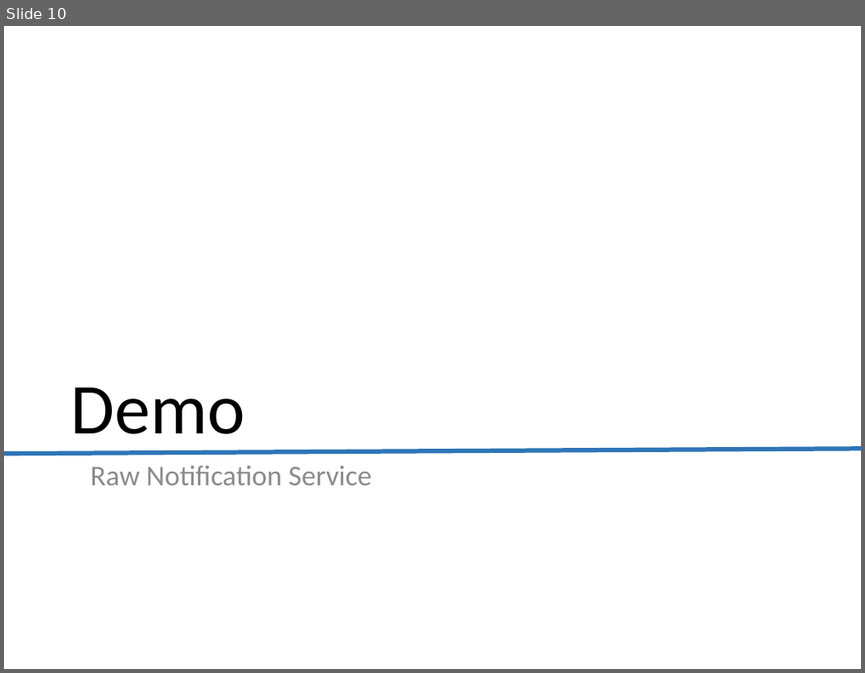
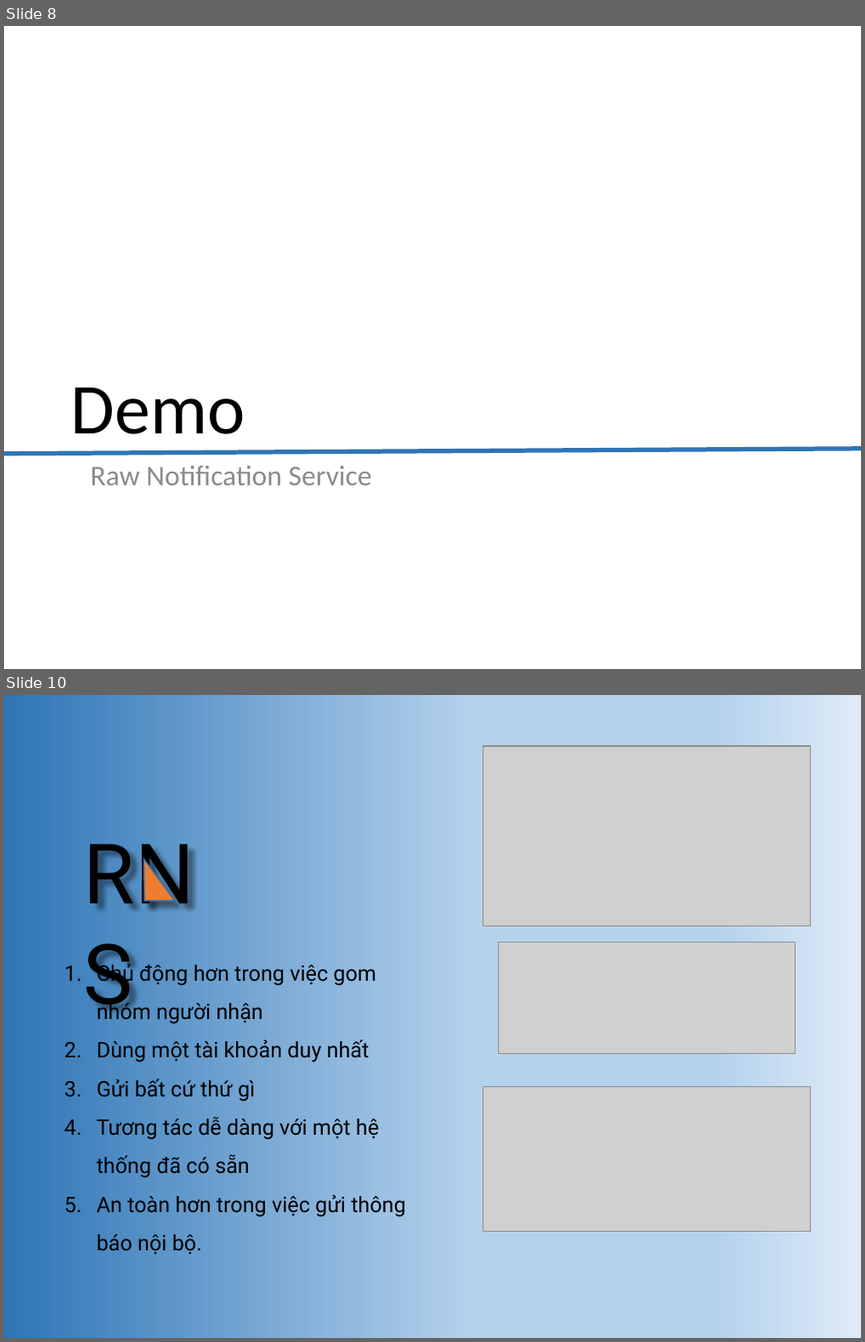
Before and after one commit to lekhasy/RawNotification, a slide deck: Working Individual/SyLK/Presentation.pptx. Shown one above the other, each under a label of ours: slide 10 before the commit, slides 8 and 10 after it; the slides between them are not shown. The pictures are 865x673 and 865x1342 pixels, drawn with LibreOffice and Linux fonts; fonts in the diff are those of the drawing; grey boxes stand for pictures. Boxes give left, top, right and bottom in pixels: in the first picture for what was removed or moved away, otherwise in the second. Text is boxed around its words. In the diff, an @@ line names an element or a change of style, - is before the commit and + after.

```diff
--- a/Working Individual/SyLK/Presentation.pptx
+++ b/Working Individual/SyLK/Presentation.pptx
@@ slide 10 added at (4,695,861,1338), background gradient #2E75B6 to #B5D2EC to #DEEBF7 @@
@@ picture added at (483,746,811,926) @@
@@ text added at (75,816,240,925), 70 pt, text #000000 @@
+RNS
@@ freeform shape added at (143,860,175,901), fill #ED7D31, outline #43739E 1 pt @@
@@ picture added at (499,941,794,1053) @@
@@ text added at (97,961,406,1254), 18 pt, text #000000 @@
+1. Chủ động hơn trong việc gom nhóm người nhận
+2. Dùng một tài khoản duy nhất
+3. Gửi bất cứ thứ gì
+4. Tương tác dễ dàng với một hệ thống đã có sẵn
+5. An toàn hơn trong việc gửi thông báo nội bộ.
@@ picture added at (483,1087,811,1231) @@
@@ what was slide 10 is now slide 8 @@
```
Also in this commit, not shown: 6 slides changed, 4 other slides added, 5 slides removed, 3 other files.
